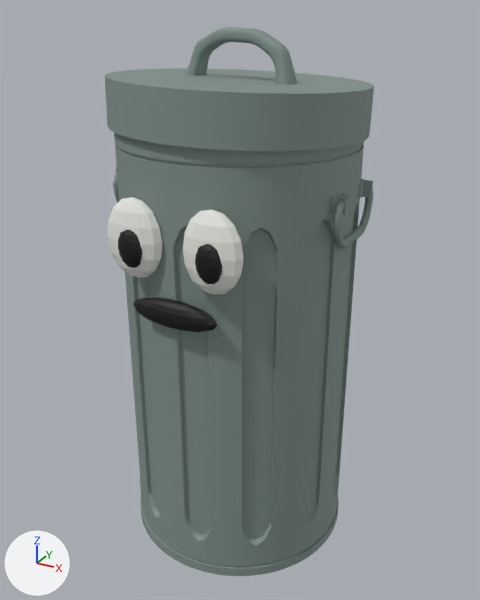
Before and after pictures for a commit that changed the glTF model Source/assets/models/bin/bin_block.glb.
Rendered twice from a camera (50 mm lens) standing at (1.171, -2.123, 1.06) and looking at (0.012, -0.016, 0.006). Lighting does not change. The marker at lower left points along +X, +Y and +Z. The older version comes first. Vertices at exactly the same position are counted once.

Names of what the first picture shows: 'KOva'.
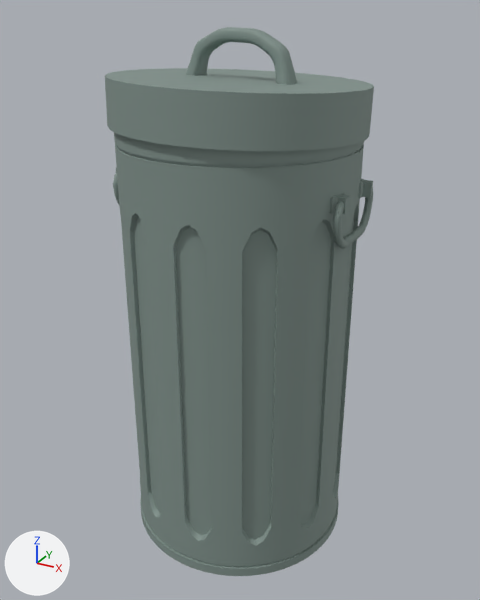
Commit message: Remove the face from the bin

The edits, one by one:
me_立方体_001 is used by ob_kova; location (0.0, 0.0, 0.0).
me_立方体_001 had 5206 vertices, 10296 faces and spanned x -0.47..0.47, y -0.51..0.46, z -1.0..1.0.
me_立方体_001 now has 4776 vertices, 9456 faces and spans x -0.47..0.47, y -0.46..0.46, z -1.0..1.0.
me_立方体_001 part 1: the loose piece of 86 vertices spanning x -0.17..0.17, y -0.49..-0.42, z 0.07..0.17 is deleted.
me_立方体_001 part 2: the loose piece of 86 vertices spanning x -0.26..-0.04, y -0.5..-0.39, z 0.22..0.5 is deleted.
me_立方体_001 part 3: the loose piece of 86 vertices spanning x 0.11..0.21, y -0.51..-0.45, z 0.27..0.41 is deleted.
me_立方体_001 part 4: the loose piece of 86 vertices spanning x -0.19..-0.09, y -0.51..-0.45, z 0.27..0.41 is deleted.
me_立方体_001 part 5: the loose piece of 86 vertices spanning x 0.04..0.26, y -0.5..-0.39, z 0.22..0.5 is deleted.
me_立方体_001 no longer uses material mat_eye_l (picture img_eye_l).
me_立方体_001 no longer uses material mat_eye_r (picture img_eye_r).
me_立方体_001 no longer uses material mat_pupil_l (picture img_pupil_l).
me_立方体_001 no longer uses material mat_pupil_r (picture img_pupil_r).
me_立方体_001 no longer uses material mat_mouth (picture img_mouth).

Boxes (x1, y1, x2, y2) around the edits, measured in the pictures (480 x 600 px):
part 1 of me_立方体_001, deleted: before (133, 297, 217, 332)
part 2 of me_立方体_001, deleted: before (108, 197, 162, 278)
part 3 of me_立方体_001, deleted: before (195, 244, 222, 284)
part 4 of me_立方体_001, deleted: before (118, 229, 142, 268)
part 5 of me_立方体_001, deleted: before (183, 210, 244, 295)
